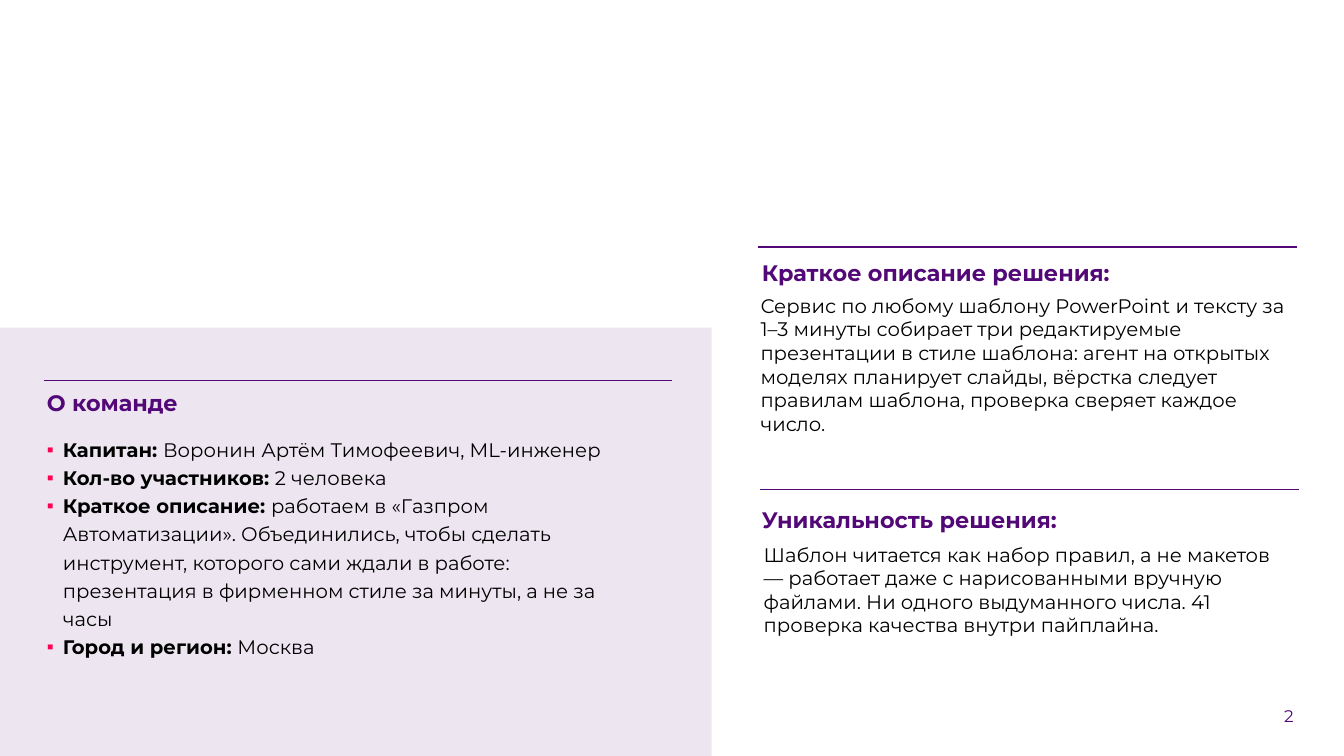
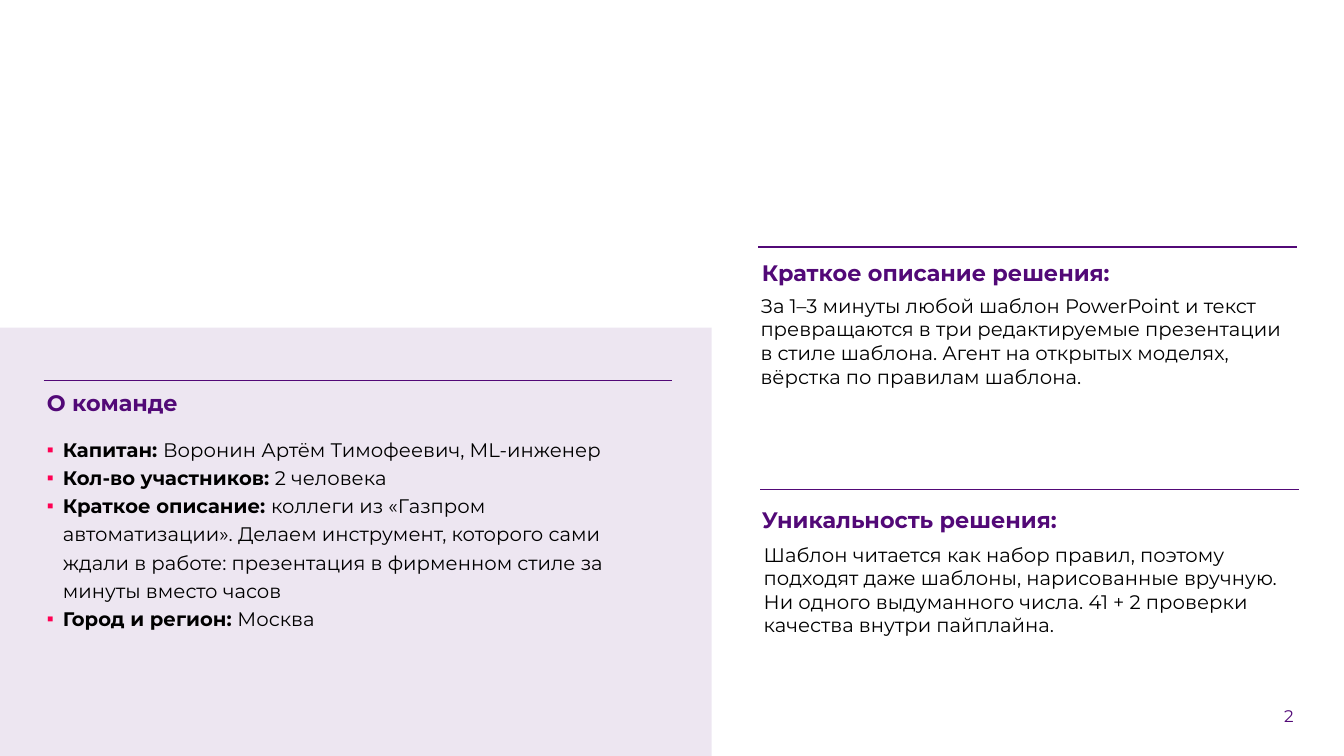
Before and after one commit to hl0pch1k/verstka, a slide deck: slide 2 of docs/presentation/verstka-pitch.pptx. Drawn at 1344x756 pixels with LibreOffice and Linux fonts; fonts in the diff are those of the drawing; background and template pictures are left out. Boxes give left, top, right and bottom in pixels: in the first picture for what was removed or moved away, otherwise in the second. Text is boxed around its words. In the diff, an @@ line names an element or a change of style, - is before the commit and + after.

Commit message:
Презентация проекта после проверки вёрстки; видео открывается в браузере
- презентация: текст без автоуменьшения на обязательных слайдах, в макетах браузера — адрес сервиса, заголовок архитектуры на плашке, неразрывные числа, «Газпром автоматизация»
- поле «Прототип» и README: ссылка jsDelivr на тот же файл видео — GitHub показывает файлы такого размера только кнопкой «View raw»

```diff
--- a/docs/presentation/verstka-pitch.pptx
+++ b/docs/presentation/verstka-pitch.pptx
@@ text at (761,298,1281,388): text changed @@
-Сервис по любому шаблону PowerPoint и тексту за 1–3 минуты собирает три редактируемые презентации в стиле шаблона: агент на открытых моделях планирует слайды, вёрстка следует правилам шаблона, проверка сверяет каждое число.
+За 1–3 минуты любой шаблон PowerPoint и текст превращаются в три редактируемые презентации в стиле шаблона. Агент на открытых моделях, вёрстка по правилам шаблона.
@@ text at (63,499,603,602): text changed @@
-▪ Краткое описание: работаем в «Газпром Автоматизации». Объединились, чтобы сделать инструмент, которого сами ждали в работе: презентация в фирменном стиле за минуты, а не за часы
+▪ Краткое описание: коллеги из «Газпром автоматизации». Делаем инструмент, которого сами ждали в работе: презентация в фирменном стиле за минуты вместо часов
@@ text at (764,547,1277,636): text changed @@
-Шаблон читается как набор правил, а не макетов — работает даже с нарисованными вручную файлами. Ни одного выдуманного числа. 41 проверка качества внутри пайплайна.
+Шаблон читается как набор правил, поэтому подходят даже шаблоны, нарисованные вручную. Ни одного выдуманного числа. 41 + 2 проверки качества внутри пайплайна.
```
Also in this commit, not shown: 12 other slides changed, 3 other files.
